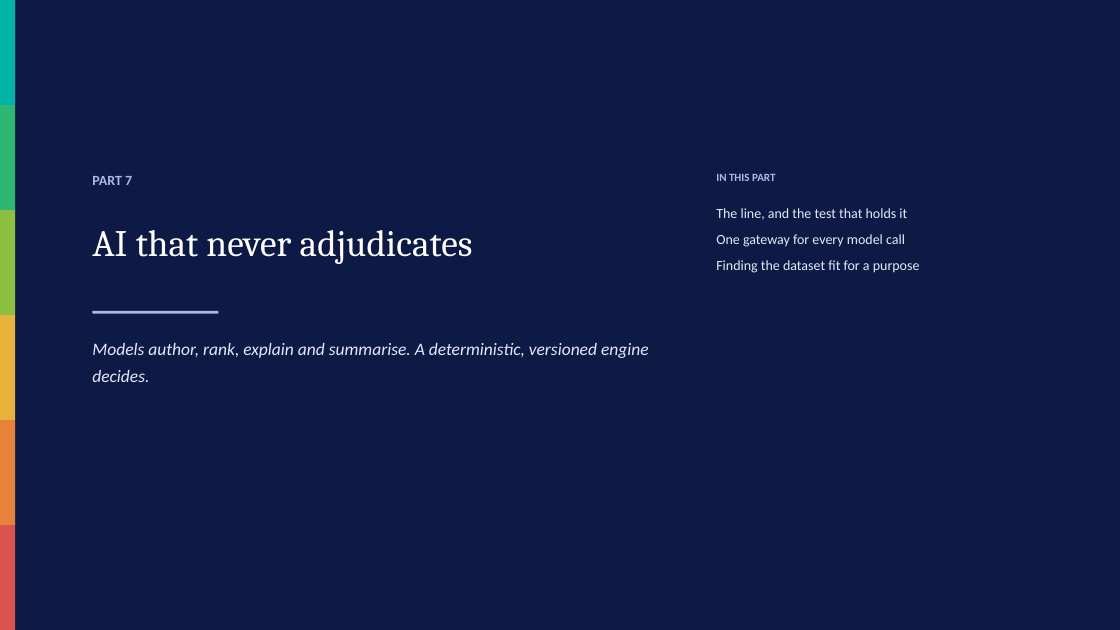
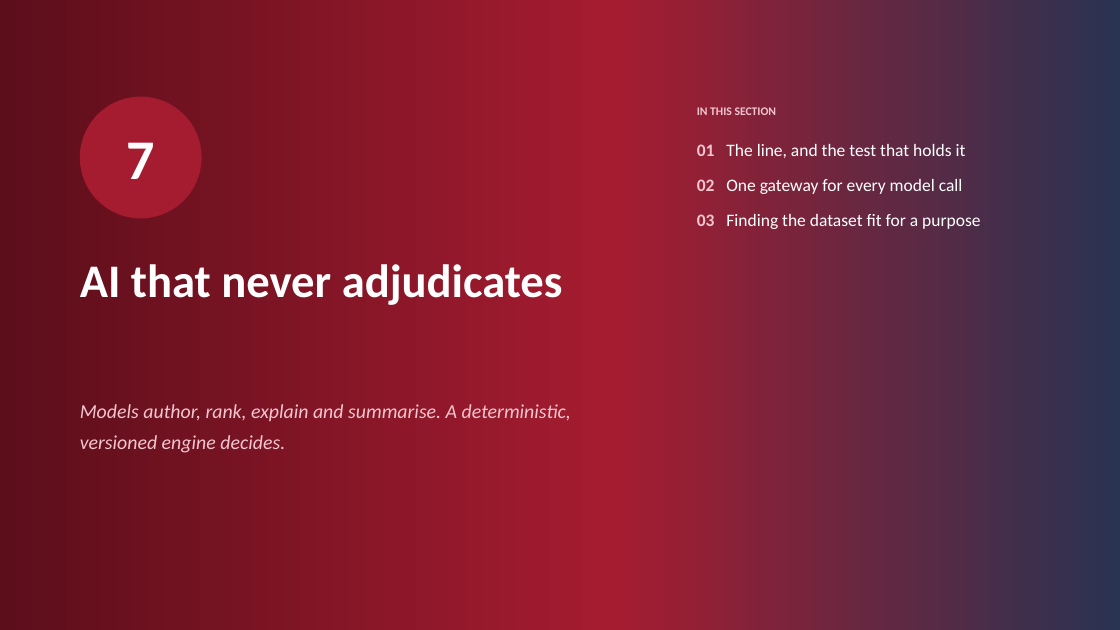
Before and after one commit to ajsinha/prama, a slide deck: slide 37 of docs/publications/deck/Prama-Evidence-First-Data-Quality.pptx (slide 32 before the commit). Drawn at 1120x630 pixels with LibreOffice and Linux fonts; fonts in the diff are those of the drawing. Boxes give left, top, right and bottom in pixels: in the first picture for what was removed or moved away, otherwise in the second. Text is boxed around its words. In the diff, an @@ line names an element or a change of style, - is before the commit and + after.

```diff
--- a/docs/publications/deck/Prama-Evidence-First-Data-Quality.pptx
+++ b/docs/publications/deck/Prama-Evidence-First-Data-Quality.pptx
@@ rectangle at bbox=[0, 0, 1120, 630]: fill #0E1A46 to gradient #5C0E1B to #A51C30 to #293352 @@
@@ rectangle removed at bbox=[0, 0, 15, 105] @@
@@ rectangle removed at bbox=[0, 105, 15, 210] @@
@@ ellipse added at bbox=[80, 97, 202, 218], fill #A51C30, 48 pt, text #FFFFFF, bold @@
+7
@@ text at bbox=[697, 107, 777, 115]: text changed; size 9.5 to 10 pt; text colour #AEB8E8 to #F3C6CF @@
-IN THIS PART
+IN THIS SECTION
@@ text at bbox=[697, 144, 980, 229]: text changed; size 12 to 15 pt; text colour #E4E8F8 to #FFFFFF @@
-The line, and the test that holds it
-One gateway for every model call
-Finding the dataset fit for a purpose
+01 The line, and the test that holds it
+02 One gateway for every model call
+03 Finding the dataset fit for a purpose
@@ text removed at bbox=[92, 176, 132, 185] @@
-PART 7
@@ rectangle removed at bbox=[0, 210, 15, 315] @@
@@ text "AI that never adjudicates": place and size @@
-text "AI that never adjudicates" at bbox=[92, 230, 473, 264]
+text "AI that never adjudicates" at bbox=[80, 264, 563, 305]
@@ text "AI that never adjudicates" at bbox=[80, 264, 563, 305]: size 32 to 40 pt, font Cambria to Calibri, bold on; line spacing 1.2 to 1.05 @@
@@ rectangle removed at bbox=[0, 315, 15, 420] @@
@@ rectangle removed at bbox=[92, 311, 218, 314] @@
@@ text "Models author, rank, explain and ...": place and size @@
-text "Models author, rank, explain and ..." at bbox=[92, 343, 649, 382]
+text "Models author, rank, explain and ..." at bbox=[80, 404, 571, 453]
@@ text "Models author, rank, explain and ..." at bbox=[80, 404, 571, 453]: size 15 to 17 pt, text colour #E4E8F8 to #F3C6CF @@
@@ rectangle removed at bbox=[0, 420, 15, 525] @@
@@ rectangle removed at bbox=[0, 525, 15, 630] @@
```
Also in this commit, not shown: 42 other slides changed, 16 slides added, 2 slides removed, 10 other files.
